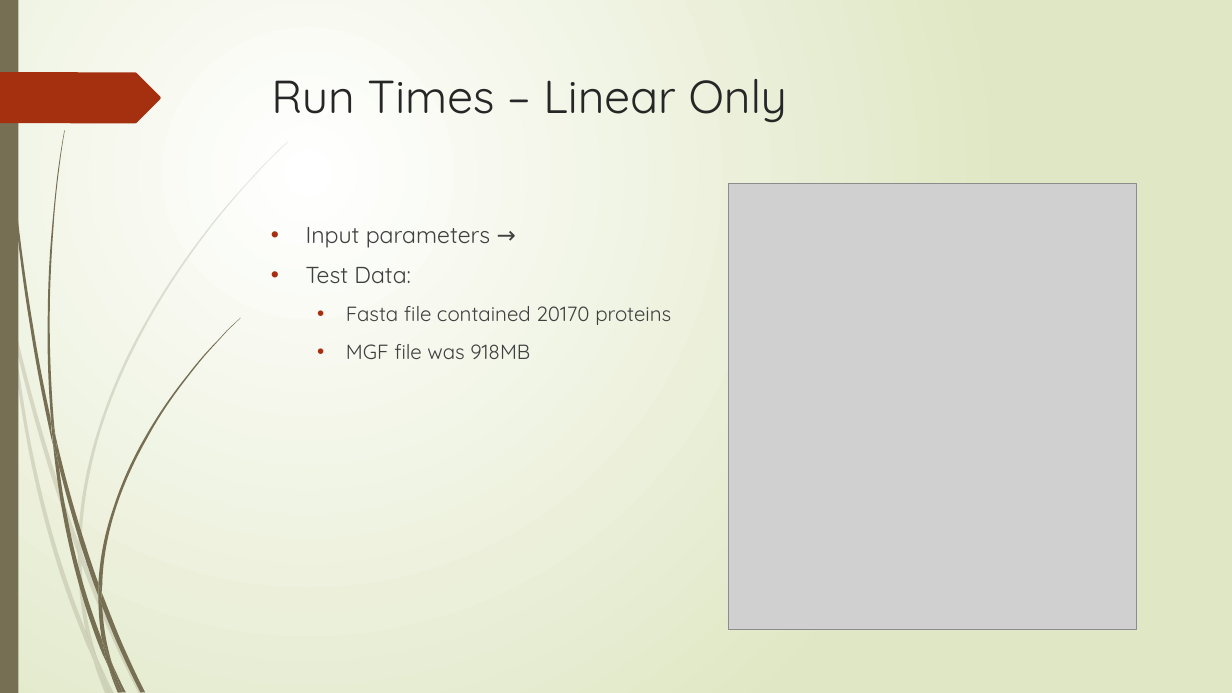
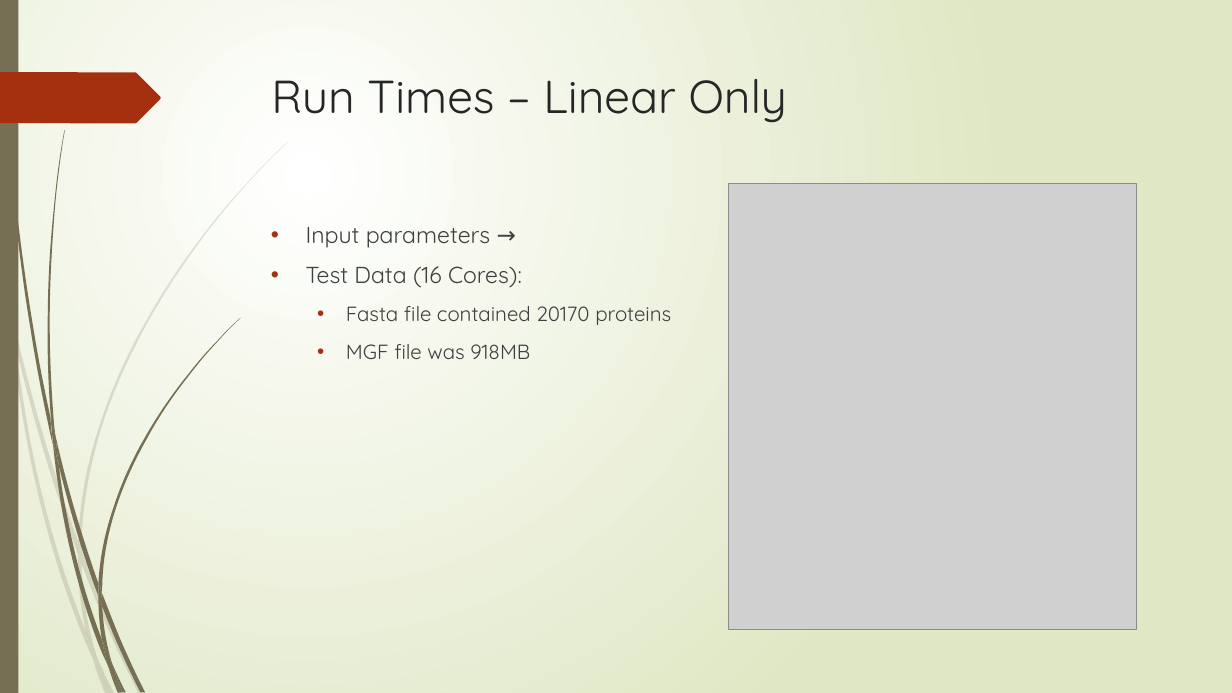
Before and after one commit to nhcha6/MersProject, a slide deck: slide 16 of MersProject/LabMeetingPresentation.pptx. Drawn at 1232x693 pixels with LibreOffice and Linux fonts; fonts in the diff are those of the drawing; grey boxes stand for pictures. Boxes give left, top, right and bottom in pixels: in the first picture for what was removed or moved away, otherwise in the second. Text is boxed around its words. In the diff, an @@ line names an element or a change of style, - is before the commit and + after.

```diff
--- a/MersProject/LabMeetingPresentation.pptx
+++ b/MersProject/LabMeetingPresentation.pptx
@@ text at [306, 266, 522, 288]: text changed @@
-• Test Data:
+• Test Data (16 Cores):
```
Also in this commit, not shown: 8 other slides changed, 1 other file.
